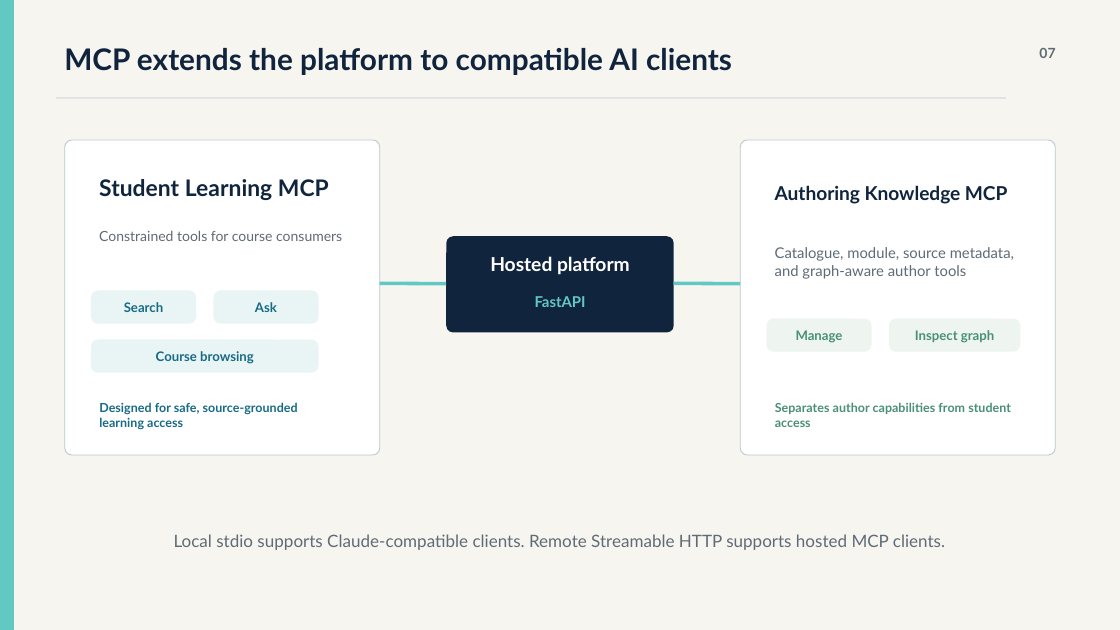
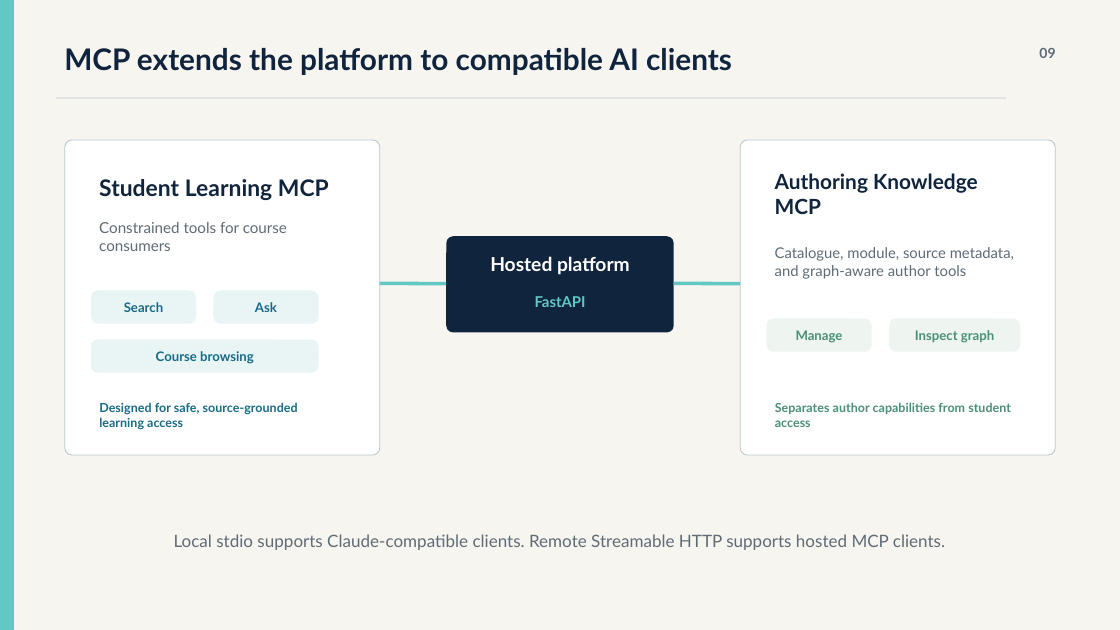
Before and after one commit to DeccansoftAITeam/BITC-Graph-Chatbot, a slide deck: slide 9 of docs/BITC-GraphRAG-Platform-Overview-Final.pptx (slide 7 before the commit). Drawn at 1120x630 pixels with LibreOffice and Linux fonts; fonts in the diff are those of the drawing. Boxes give left, top, right and bottom in pixels: in the first picture for what was removed or moved away, otherwise in the second. Text is boxed around its words. In the diff, an @@ line names an element or a change of style, - is before the commit and + after.

```diff
--- a/docs/BITC-GraphRAG-Platform-Overview-Final.pptx
+++ b/docs/BITC-GraphRAG-Platform-Overview-Final.pptx
@@ text at (x1=1039, y1=48, x2=1055, y2=58): text changed @@
-07
+09
@@ text "Authoring Knowledge MCP" at (x1=775, y1=173, x2=978, y2=214): size 16.4 to 17.9 pt @@
@@ text "Constrained tools for course consumers" at (x1=99, y1=222, x2=287, y2=251): size 12 to 13 pt @@
```
Also in this commit, not shown: 8 other slides changed, 3 slides added.
